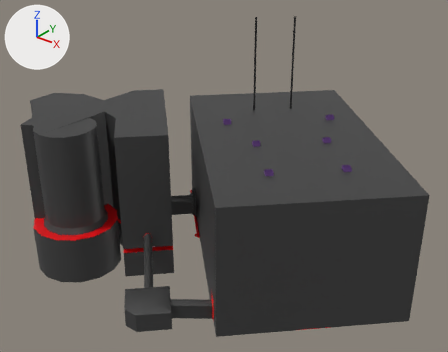
Before and after pictures for a commit that changed the FBX model Assets/Art/room/all_rooms_merged.fbx.
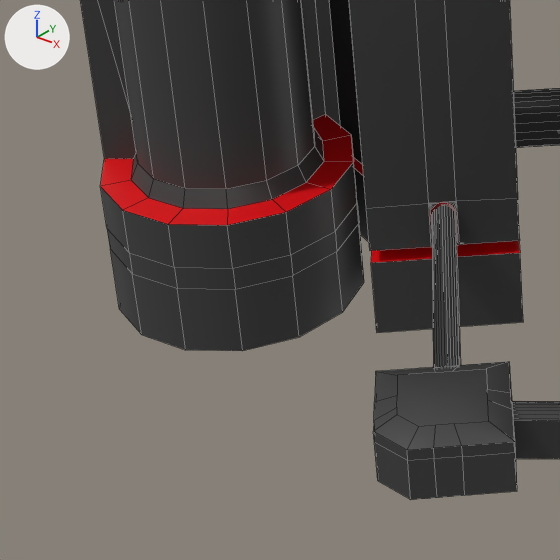
There are two pictures of each version: one whole from a 50 mm lens placed at (52.8, -35.7, 41.1), pointed at (10.5, 17.2, 8.3), one close up on the part from 0% to 42% of the width and 47% to 100% of the height. Arrows for +X, +Y and +Z are at upper left; the lights stay in place. The close-ups show mesh edges as thin lines. Where no turn or scale is listed for an object, it has been applied to the vertices. Vertices at the same position are counted once.

Script lines for the objects in view, before the commit:
```python
me_chamber_002 = bpy.data.meshes.new('chamber.002')
me_chamber_002.from_pydata(...)  # 916 vertices, 830 faces; spans x -14.9..35.7, y -3.9..14.8, z -33.5..8.1
# faces by material slot: [557, 273]
me_chamber_002.materials.append(mat_material_009)  # black #3d3d3d
me_chamber_002.materials.append(mat_material_015)  # red #e7000c
ob_chamber_001 = bpy.data.objects.new('chamber.001', me_chamber_002)
ob_chamber_001.location = (0.0, 5.21, 0.0)
ob_chamber_001.rotation_euler = (1.571, 0.0, 0.0)  # degrees (90, 0, 0)
```
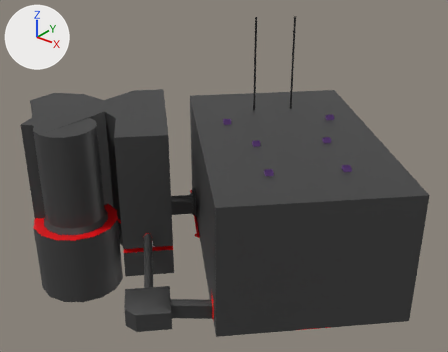
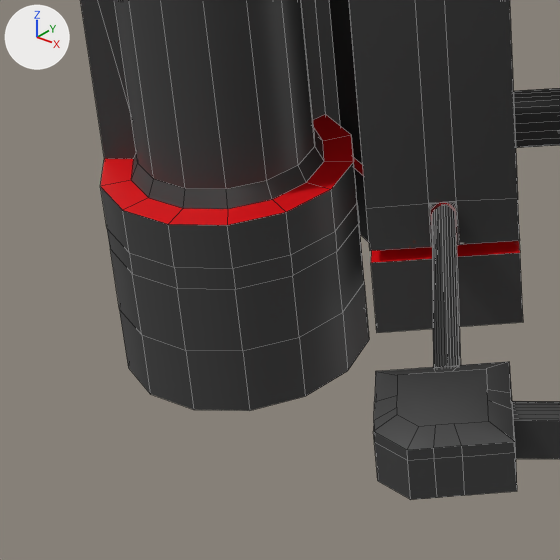
What differs and where, as boxes [x1, y1, x2, y2] in the close-ups (560 x 560 px):
part 1 of me_chamber_002, built on (black): after [119, 283, 369, 411]

The change in detail:
me_chamber_002 is used by ob_chamber_001; location (0.0, 5.21, 0.0); rotation (1.571, 0.0, 0.0), in degrees (90, 0, 0).
me_chamber_002 had 916 vertices, 830 faces and spanned x -14.9..35.7, y -3.9..14.8, z -33.5..8.1.
me_chamber_002 now has 960 vertices, 866 faces and spans x -14.9..35.7, y -6.9..14.8, z -33.5..8.1.
Part 1, on me_chamber_002:
1 face is deleted.
25 vertices are added at x -8.3..-0.3, y -6.9..-3.2, z -5.9..3.3.
10 new vertices lie (0.0, -3.0, 0.0) away from vertices in x -8.4..0.9, y -3.9..-3.8, z -5.9..4.6.
9 new vertices lie (0.0, 3.0, 0.0) away from vertices in x -7.4..-0.3, y -6.9..-6.8, z -4.2..3.3.
20 new faces join them, mat_material_015 (red #e7000c).
17 new faces join them, mat_material_009 (black #3d3d3d).
